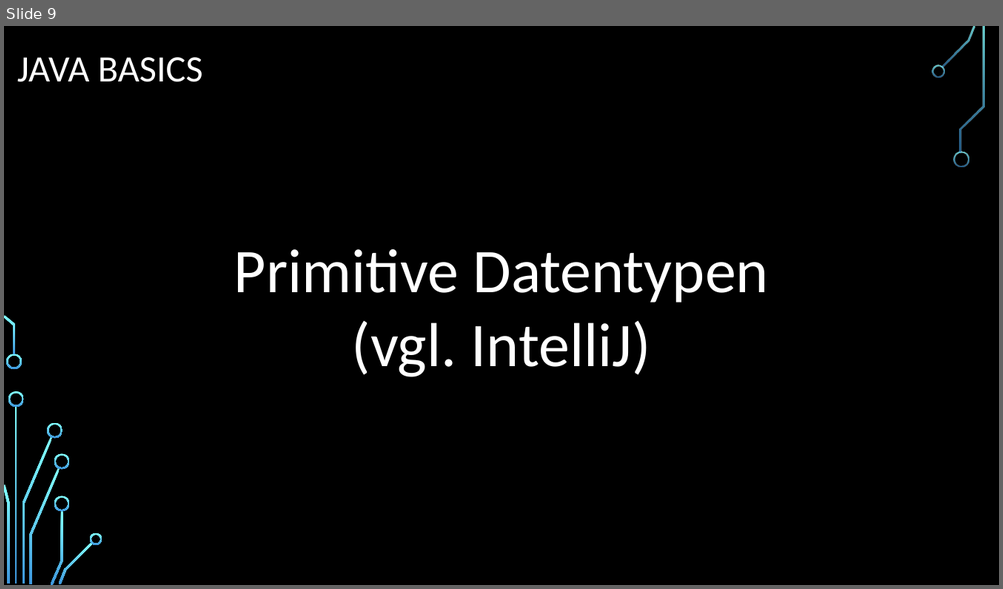
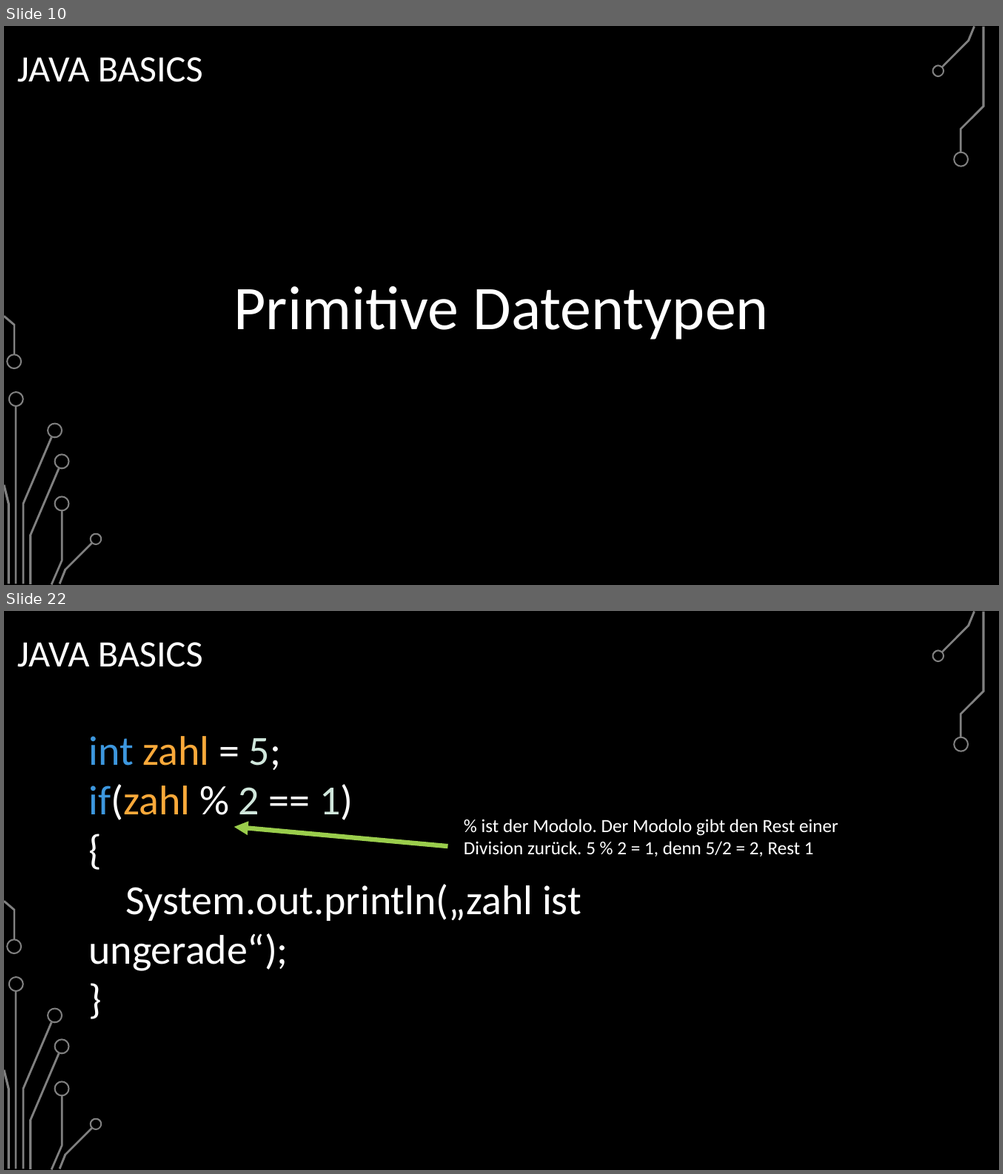
Before and after one commit to BelmontR/Java-Tutorial-Course, a slide deck: Java Grundkurs.pptx. Shown one above the other, each under a label of ours: slide 9 before the commit, slides 10 and 22 after it; the slides between them are not shown. The pictures are 1003x589 and 1003x1174 pixels, drawn with LibreOffice and Linux fonts; fonts in the diff are those of the drawing; background and template pictures are left out. Boxes give left, top, right and bottom in pixels: in the first picture for what was removed or moved away, otherwise in the second. Text is boxed around its words. In the diff, an @@ line names an element or a change of style, - is before the commit and + after.

```diff
--- a/Java Grundkurs.pptx
+++ b/Java Grundkurs.pptx
@@ slide 22 added at (4,611,999,1170), background picture (left out); not listed: 17 template elements that a slide beside it also shows @@
@@ title added at (17,642,203,667), 36 pt, text #FFFFFF @@
+JAVA BASICS
@@ text added at (88,736,581,971), 40 pt, text #FFFFFF @@
+int zahl = 5;
+if(zahl % 2 == 1)
+{
+System.out.println(„zahl ist ungerade“);
+}
@@ arrow added from (448, 847) to (234, 827), #9ACD4C 4.5 pt @@
@@ text added at (464,819,838,857), 18 pt, text #FFFFFF @@
+% ist der Modolo. Der Modolo gibt den Rest einer Division zurück. 5 % 2 = 1, denn 5/2 = 2, Rest 1
@@ what was slide 9 is now slide 10 @@
@@ slide 10 changed as well @@
@@ fill gradient #82FFFF to #3D97DE to #808080 in 17 elements at (6,355,22,370), (4,315,15,355), (15,406,17,585), (22,437,52,584), (8,392,24,407), (4,485,9,584), (47,423,63,439), (29,469,60,585), (51,511,63,585), (54,454,70,470), (54,496,70,511), (59,543,93,585), (90,534,102,545), (941,26,976,67), (931,64,944,78), (953,151,969,167), (960,27,984,153) @@
@@ text at (234,286,768,340): text changed @@
-Primitive Datentypen (vgl. IntelliJ)
+Primitive Datentypen
```
Also in this commit, not shown: 8 other slides changed, 43 other slides added, 2 other files.
